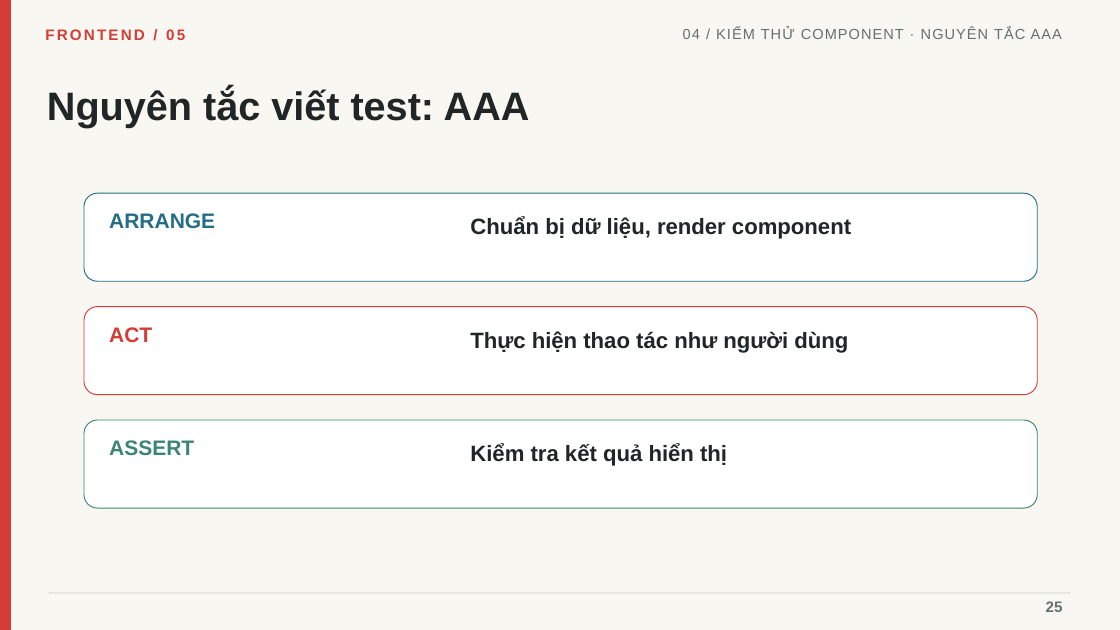
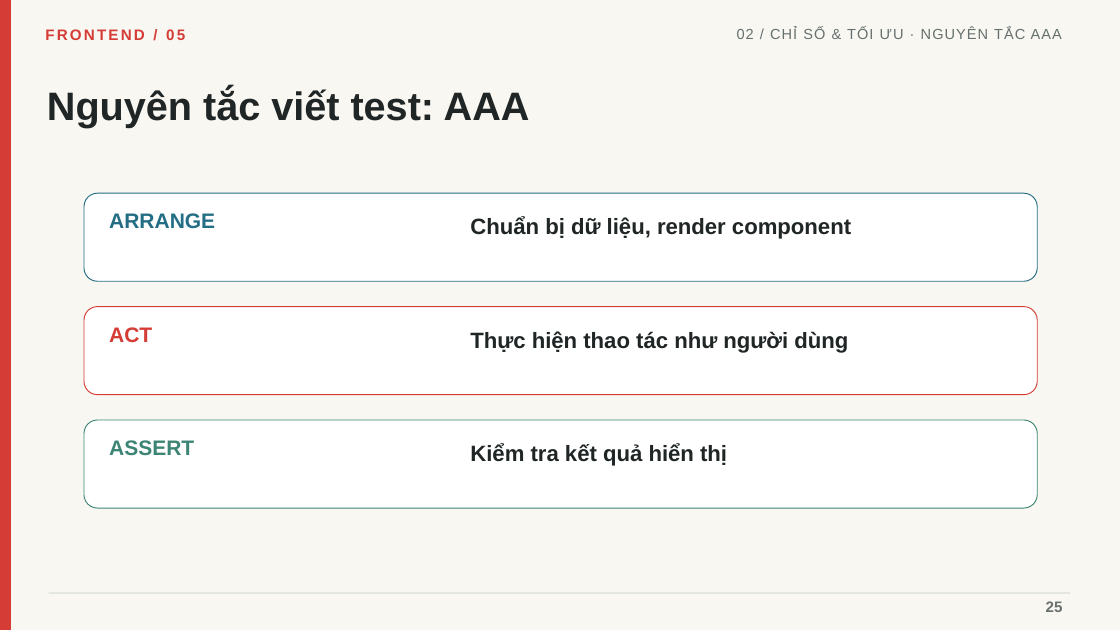
Before and after one commit to linhtn-spec/seminar-nextjs, a slide deck: slide 25 of Seminar_05_Frontend_Roadmap_Tieng_Viet_Da_Chinh_Sua.pptx. Drawn at 1120x630 pixels with LibreOffice and Linux fonts; fonts in the diff are those of the drawing. Boxes give left, top, right and bottom in pixels: in the first picture for what was removed or moved away, otherwise in the second. Text is boxed around its words. In the diff, an @@ line names an element or a change of style, - is before the commit and + after.

```diff
--- a/Seminar_05_Frontend_Roadmap_Tieng_Viet_Da_Chinh_Sua.pptx
+++ b/Seminar_05_Frontend_Roadmap_Tieng_Viet_Da_Chinh_Sua.pptx
@@ text at (737, 28, 1062, 39): text changed @@
-04 / KIỂM THỬ COMPONENT · NGUYÊN TẮC AAA
+02 / CHỈ SỐ & TỐI ƯU · NGUYÊN TẮC AAA
```
Also in this commit, not shown: 19 other slides changed, 8 slides added, 7 slides removed, 25 other files.
